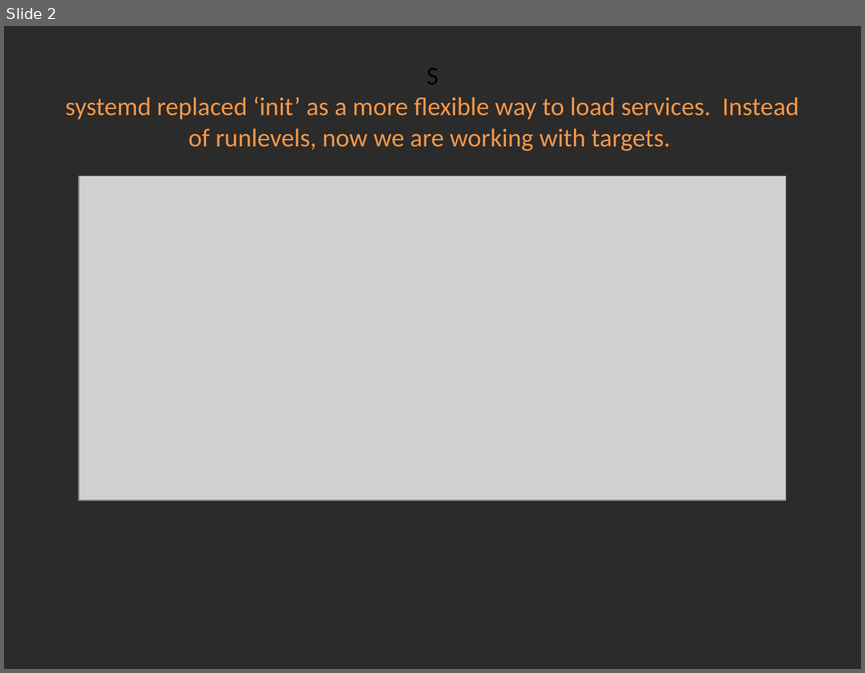
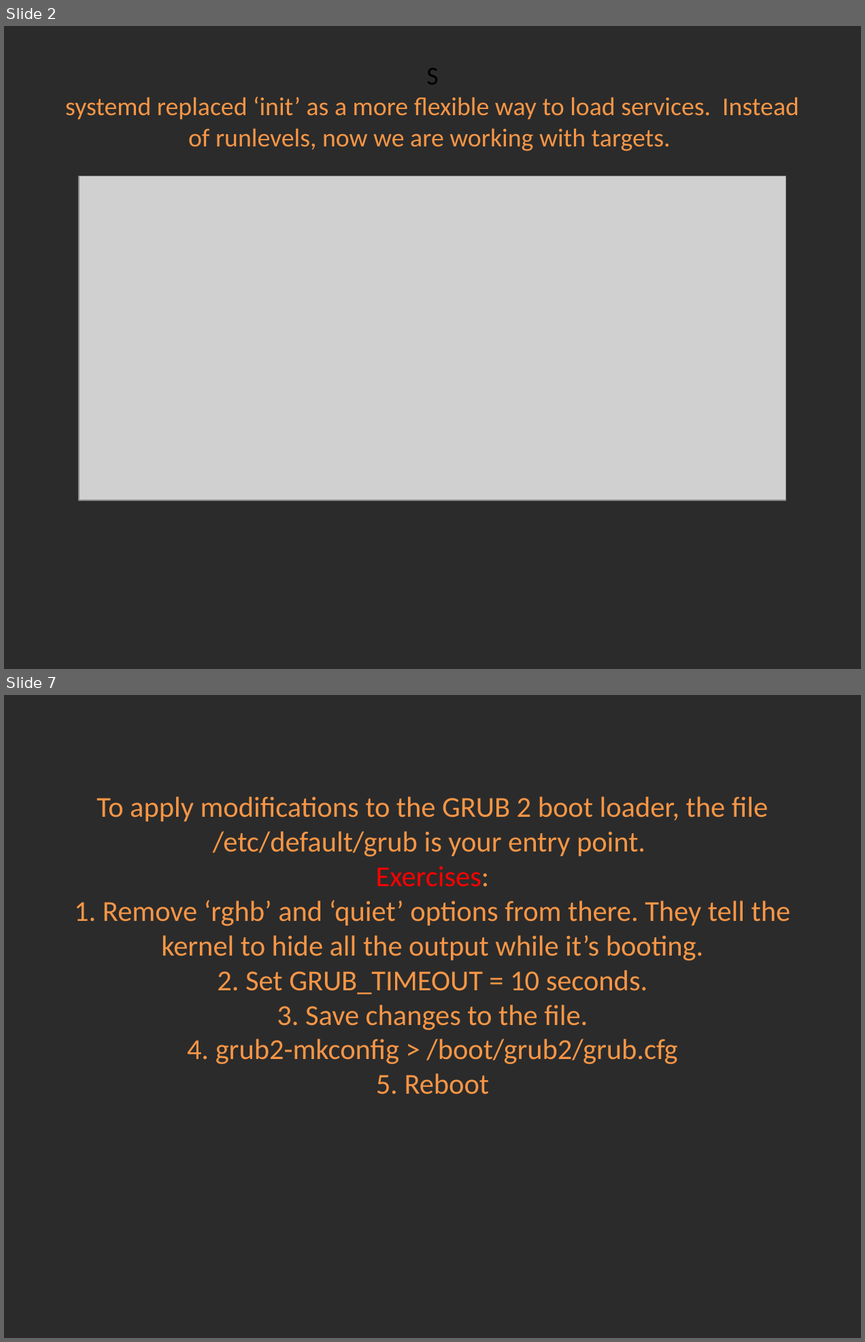
Before and after one commit to Academy-Soft-Intellect/Linux-Course, a slide deck: 10.SystemDAndTheBootProcedure/10-SystemDAndTheBootProcedure.pptx. Shown one above the other, each under a label of ours: slide 2 before the commit, slides 2 and 7 after it; the slides between them are not shown. The pictures are 865x673 and 865x1342 pixels, drawn with LibreOffice and Linux fonts; fonts in the diff are those of the drawing; grey boxes stand for pictures; background and template pictures are left out; a plain dark background stands for a picture behind light text. Boxes give left, top, right and bottom in pixels: in the first picture for what was removed or moved away, otherwise in the second. Text is boxed around its words. In the diff, an @@ line names an element or a change of style, - is before the commit and + after.

```diff
--- a/10.SystemDAndTheBootProcedure/10-SystemDAndTheBootProcedure.pptx
+++ b/10.SystemDAndTheBootProcedure/10-SystemDAndTheBootProcedure.pptx
@@ slide 7 added at (4, 695, 861, 1338), background picture (left out) @@
@@ title added at (74, 796, 791, 1094), 24.3 pt, text #F79646 @@
+To apply modifications to the GRUB 2 boot loader, the file /etc/default/grub is your entry point.
+Exercises:
+1. Remove ‘rghb’ and ‘quiet’ options from there. They tell the kernel to hide all the output while it’s booting.
+2. Set GRUB_TIMEOUT = 10 seconds.
+3. Save changes to the file.
+4. grub2-mkconfig > /boot/grub2/grub.cfg
+5. Reboot
```
Also in this commit, not shown: 1 slide changed, 6 other slides added, 2 other files.
